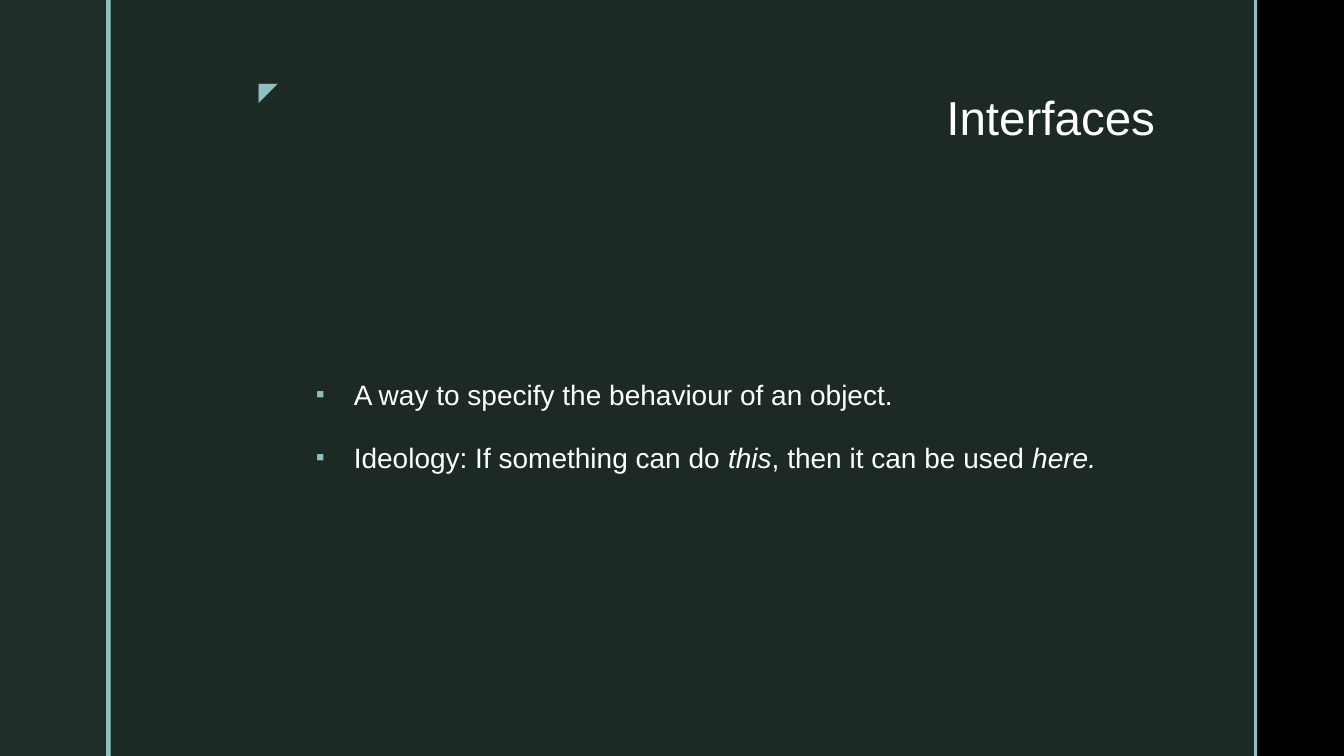
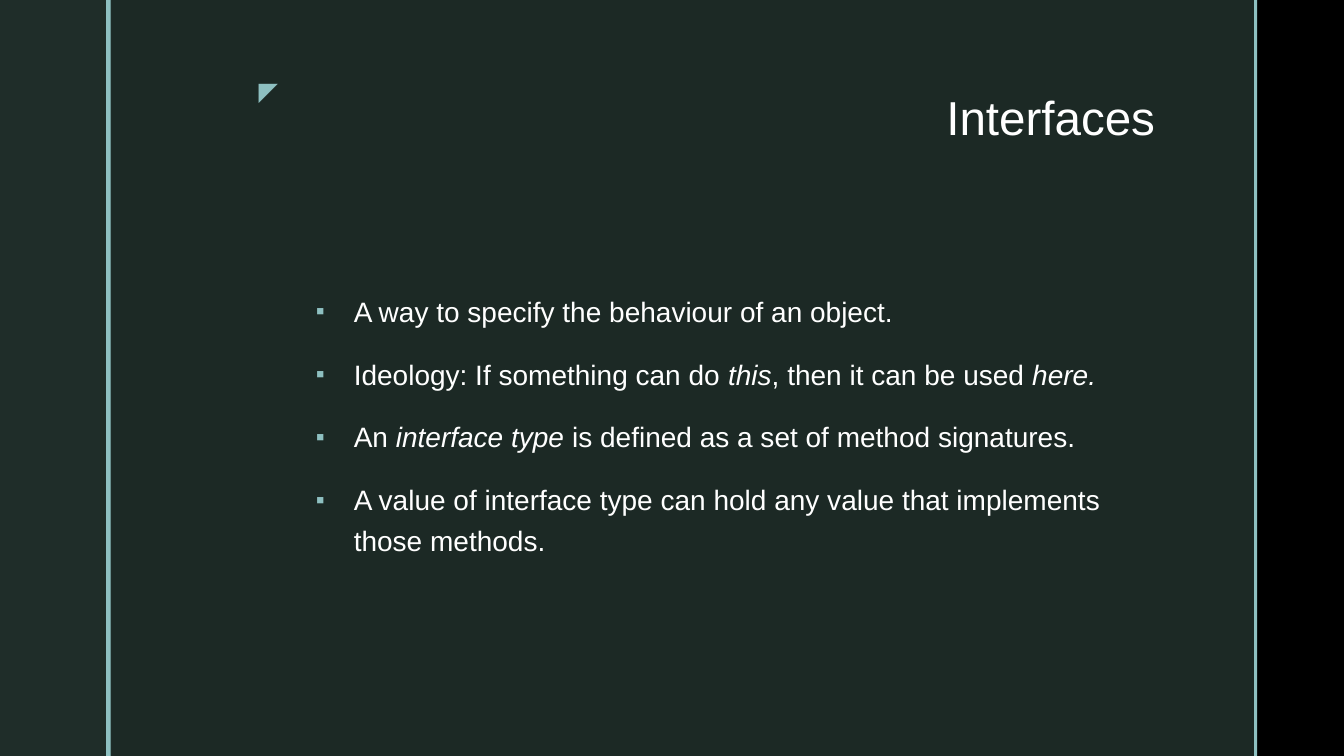
Before and after one commit to purvendra-k/goGaga, a slide deck: slide 42 of GoLangDataStructures.pptx (slide 36 before the commit). Drawn at 1344x756 pixels with LibreOffice and Linux fonts; fonts in the diff are those of the drawing; background and template pictures are left out. Boxes give left, top, right and bottom in pixels: in the first picture for what was removed or moved away, otherwise in the second. Text is boxed around its words. In the diff, an @@ line names an element or a change of style, - is before the commit and + after.

```diff
--- a/GoLangDataStructures.pptx
+++ b/GoLangDataStructures.pptx
@@ text at bbox=[354, 426, 1099, 552]: paragraphs added @@
+▪ An interface type is defined as a set of method signatures.
+▪ A value of interface type can hold any value that implements those methods.
```
Also in this commit, not shown: 12 slides added, 6 other files.
